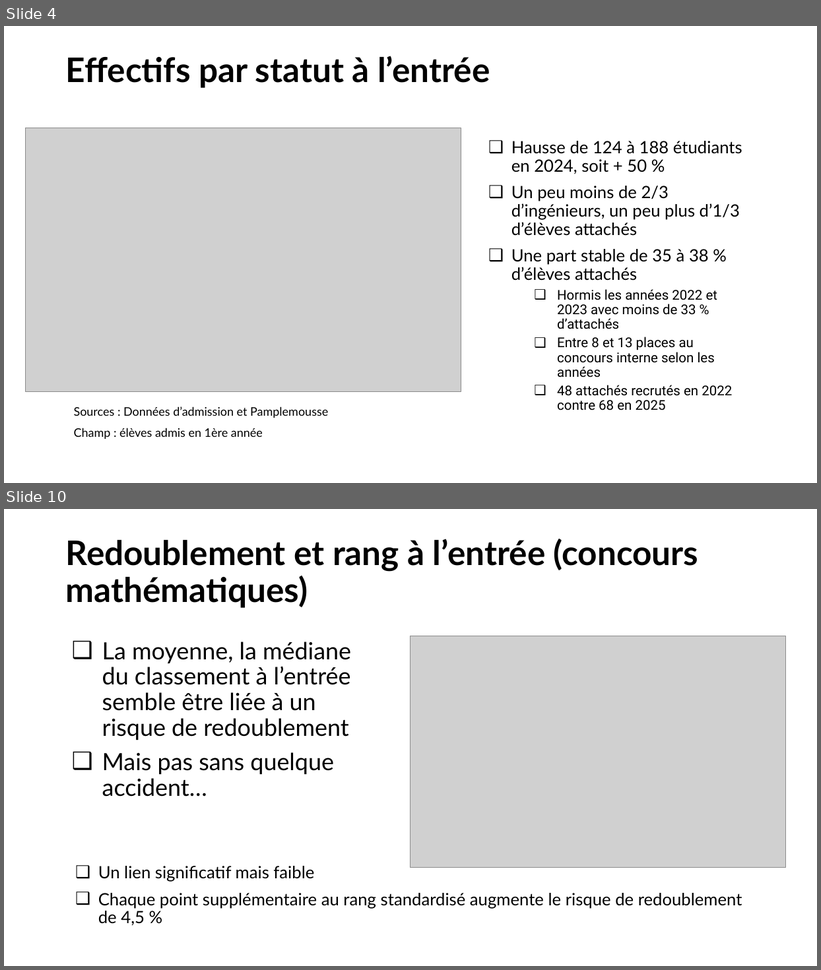
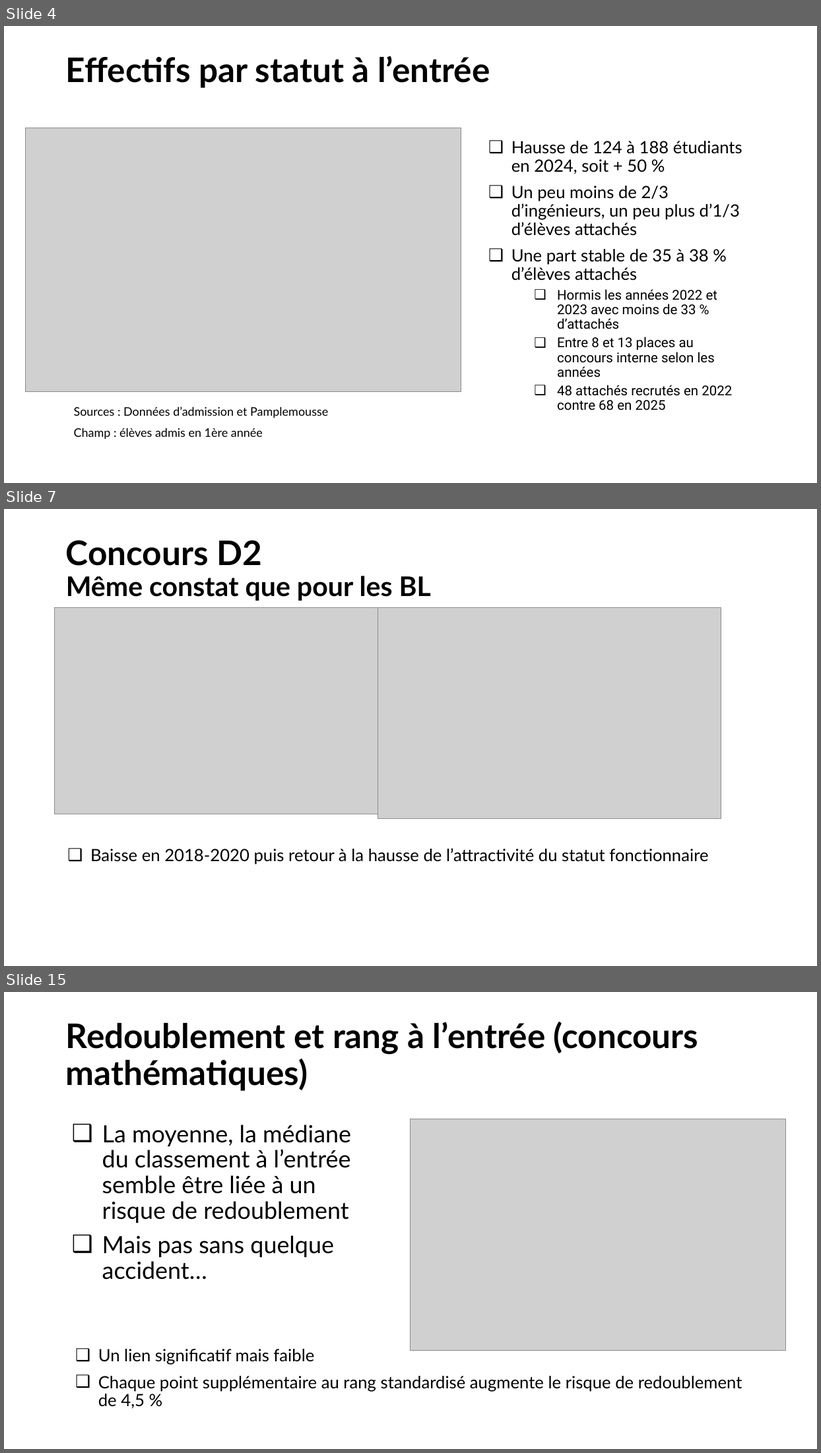
Before and after one commit to chlesieur/analyse_bdd_eleves_ensai, a slide deck: presentation/Presentation_trajectoires_etudiants_ENSAI.pptx. Shown one above the other, each under a label of ours: slides 4 and 10 before the commit, slides 4, 7 and 15 after it; the slides between them are not shown. The pictures are 821x970 and 821x1453 pixels, drawn with LibreOffice and Linux fonts; fonts in the diff are those of the drawing; grey boxes stand for pictures; background and template pictures are left out. Boxes give left, top, right and bottom in pixels: in the first picture for what was removed or moved away, otherwise in the second. Text is boxed around its words. In the diff, an @@ line names an element or a change of style, - is before the commit and + after.

```diff
--- a/presentation/Presentation_trajectoires_etudiants_ENSAI.pptx
+++ b/presentation/Presentation_trajectoires_etudiants_ENSAI.pptx
@@ slide 7 added at (4, 509, 817, 966), background picture (left out) @@
@@ title added at (66, 540, 431, 601), 32 pt, text #000000, bold @@
+Concours D2
+Même constat que pour les BL
@@ picture added at (55, 608, 391, 815) @@
@@ picture added at (378, 608, 721, 819) @@
@@ text added at (90, 848, 708, 865), 20 pt, text #000000 @@
+❑ Baisse en 2018-2020 puis retour à la hausse de l’attractivité du statut fonctionnaire
@@ what was slide 10 is now slide 15 @@
```
Also in this commit, not shown: 9 slides changed, 5 other slides added, 9 other files.
